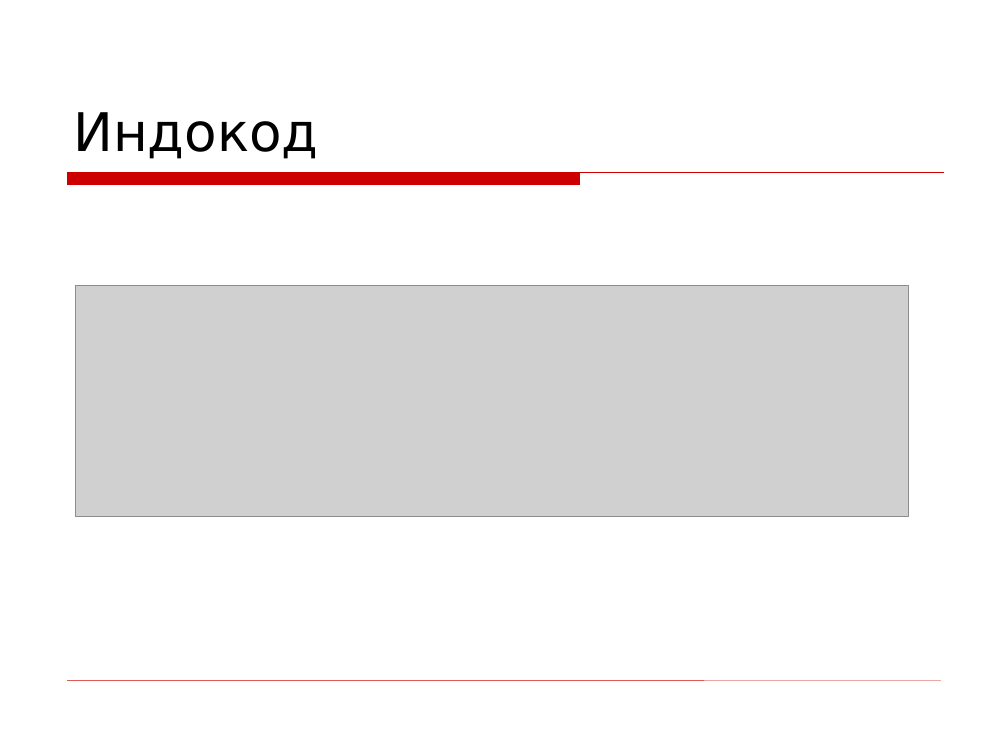
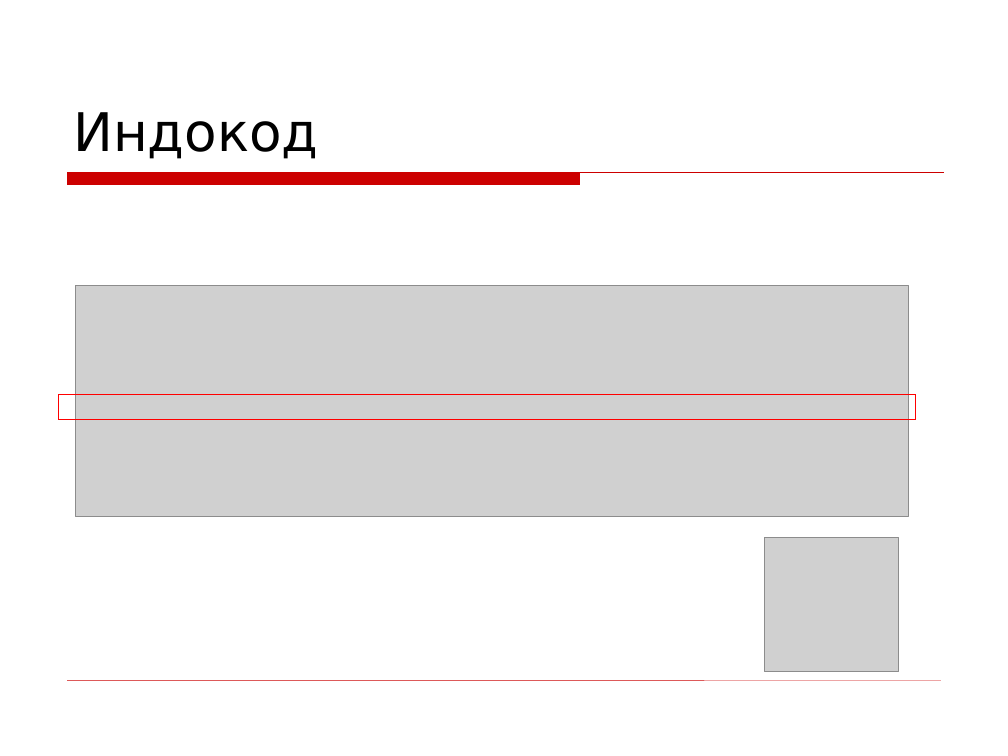
Before and after one commit to asolntsev/presentations, a slide deck: slide 10 of wtf-code/WTF_code.devclub.ru.ppt (slide 9 before the commit). Drawn at 1008x756 pixels with LibreOffice and Linux fonts; fonts in the diff are those of the drawing; grey boxes stand for pictures; background and template pictures are left out. Boxes give left, top, right and bottom in pixels: in the first picture for what was removed or moved away, otherwise in the second. Text is boxed around its words. In the diff, an @@ line names an element or a change of style, - is before the commit and + after.

```diff
--- a/wtf-code/WTF_code.devclub.ru.ppt
+++ b/wtf-code/WTF_code.devclub.ru.ppt
@@ rectangle added at (58, 395, 915, 420), outline #FF0000 0.74 pt @@
@@ picture added at (764, 537, 898, 671) @@
```
Also in this commit, not shown: 11 other slides changed, 10 slides added, 2 slides removed.
